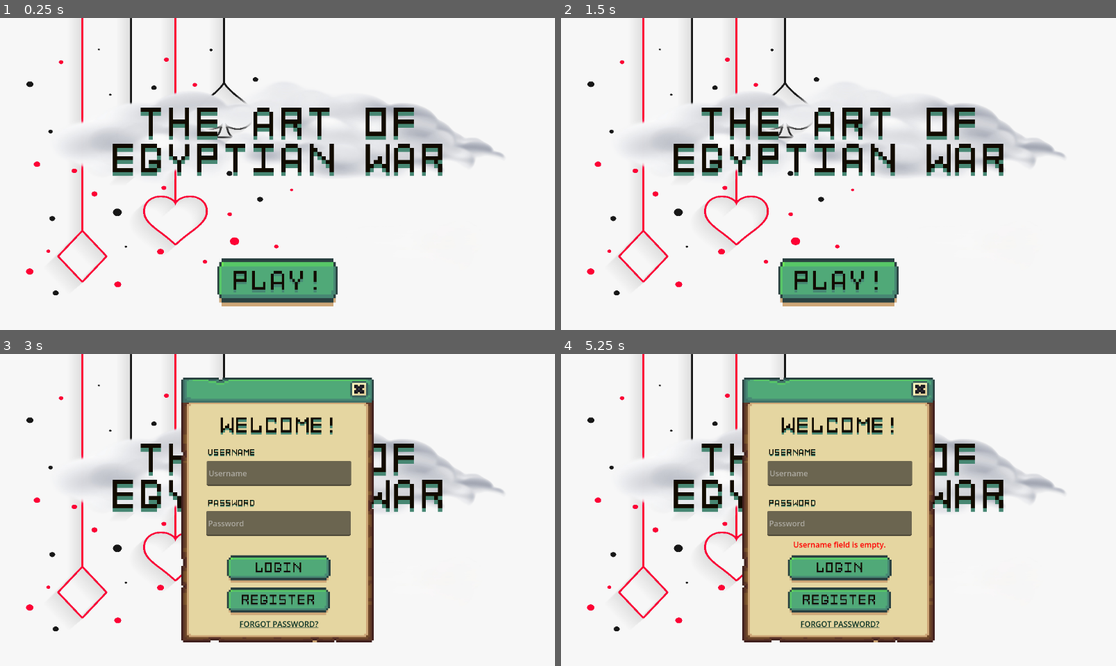
Above: before the commit, frames 1-4 (two rows, left to right).
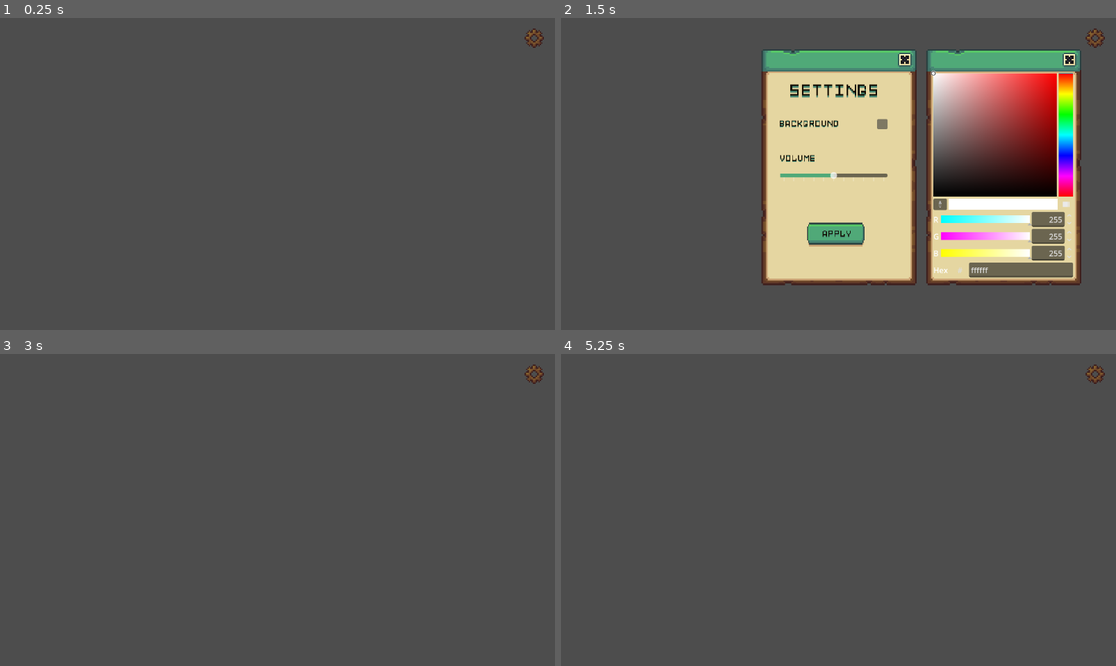
Above: after the commit, the same moments.

Repository: spicywheatbread/art-of-egyptian-war
Game: Godot game, scene res://Assets/Scenes/GameObjects/settings.tscn
Two runs of this game, one before a commit and one after it. Both use one fixed random seed, a clock stepped at 60 frames per second and the inputs below. Before the commit the project starts from res://Assets/Scenes/Login.tscn.
Inputs (mouse positions are in pixels of both pictures, inside the frame that each line leads up to):
- Up to frame 1 (0.25 s): no input
- Up to frame 2 (1.5 s): click (1093, 36) at 0.52 s; click (882, 124) at 1.27 s
- Up to frame 3 (3 s): click (277, 569) at 2 s, where only the run after the commit has a clickable "APPLY"; click (277, 619) at 2.75 s, where only the run before the commit has a clickable "PLAY!"
- Up to frame 4 (5.25 s): click (838, 619) at 3.5 s, where only the run before the commit has a clickable "PLAY!"; click (838, 522) at 4.25 s, where only the run before the commit has a clickable "OK"; click (838, 569) at 5 s, where only the run before the commit has a clickable "LOGIN"

The runs differ from the first frame. In frame 1, 100% of the frame differs, in the area x 0-100%, y 0-100%; in frame 2, 99%; in frame 3, 100%; in frame 4, 100%.

Commit message:
Add settings UI for main game

Diff:
--- /dev/null
+++ b/Assets/Scenes/GameObjects/settings.tscn
@@ -0,0 +1,194 @@
+[gd_scene format=3 uid="uid://llyeweeqjoc5"]
+
+[ext_resource type="Script" uid="uid://bd38gl5ieekx7" path="res://Assets/Scripts/settings.gd" id="1_44sy6"]
+[ext_resource type="Texture2D" uid="uid://b43kgykuic00e" path="res://Assets/Images/UI/Settings.png" id="1_jrldb"]
+[ext_resource type="Texture2D" uid="uid://dmg1jup6jxrus" path="res://Assets/Images/UI/Icons.png" id="1_sslyg"]
+[ext_resource type="FontFile" uid="uid://6303at6snnwr" path="res://Assets/Font/Font1.png" id="2_ouevh"]
+[ext_resource type="Texture2D" uid="uid://ct3ttysfdqk34" path="res://Assets/Images/UI/Buttons.png" id="4_44sy6"]
+
+[sub_resource type="AtlasTexture" id="AtlasTexture_5ec6b"]
+atlas = ExtResource("1_sslyg")
+region = Rect2(81, 49, 14, 14)
+
+[sub_resource type="AtlasTexture" id="AtlasTexture_sslyg"]
+atlas = ExtResource("1_jrldb")
+region = Rect2(7, 0, 98, 149)
+
+[sub_resource type="StyleBoxFlat" id="StyleBoxFlat_sslyg"]
+bg_color = Color(0.3137255, 0.6627451, 0.47058824, 1)
+
+[sub_resource type="StyleBoxFlat" id="StyleBoxFlat_44sy6"]
+bg_color = Color(0.3137255, 0.6627451, 0.47058824, 1)
+
+[sub_resource type="AtlasTexture" id="AtlasTexture_t86ax"]
+atlas = ExtResource("4_44sy6")
+region = Rect2(13, 418, 56, 12)
+
+[sub_resource type="AtlasTexture" id="AtlasTexture_jevw3"]
+atlas = ExtResource("4_44sy6")
+region = Rect2(93, 419, 56, 11)
+
+[sub_resource type="AtlasTexture" id="AtlasTexture_44sy6"]
+atlas = ExtResource("1_jrldb")
+region = Rect2(7, 0, 98, 149)
+
+[node name="Settings" type="Node2D" unique_id=671792383 node_paths=PackedStringArray("SettingsPopup", "ColorPickerPreview", "ColorPickerPopup", "VolumeSlider")]
+script = ExtResource("1_44sy6")
+SettingsPopup = NodePath("Popup")
+ColorPickerPreview = NodePath("Popup/ColorPickerButton")
+ColorPickerPopup = NodePath("Popup/ColorPickerPopup")
+VolumeSlider = NodePath("Popup/VolumeSlider")
+
+[node name="SettingsButton" type="TextureButton" parent="." unique_id=330899135]
+offset_left = 1089.0
+offset_top = 22.0
+offset_right = 1129.0
+offset_bottom = 62.0
+texture_normal = SubResource("AtlasTexture_5ec6b")
+stretch_mode = 0
+
+[node name="Popup" type="TextureRect" parent="." unique_id=1676164011]
+offset_left = 416.0
+offset_top = 65.0
+offset_right = 738.0
+offset_bottom = 554.5714
+texture = SubResource("AtlasTexture_sslyg")
+
+[node name="Title" type="Label" parent="Popup" unique_id=1815396602]
+layout_mode = 0
+offset_left = 14.0
+offset_top = 68.0
+offset_right = 288.0
+offset_bottom = 126.0
+theme_override_fonts/font = ExtResource("2_ouevh")
+theme_override_font_sizes/font_size = 30
+text = "SETTINGS"
+horizontal_alignment = 1
+
+[node name="Background" type="Label" parent="Popup" unique_id=741195010]
+layout_mode = 0
+offset_left = 36.0
+offset_top = 145.0
+offset_right = 198.0
+offset_bottom = 168.0
+theme_override_fonts/font = ExtResource("2_ouevh")
+text = "BACKGROUND"
+
+[node name="ColorPickerButton" type="Button" parent="Popup" unique_id=515395930]
+layout_mode = 0
+offset_left = 240.0
+offset_top = 145.0
+offset_right = 262.0
+offset_bottom = 166.0
+
+[node name="Volume" type="Label" parent="Popup" unique_id=1276121818]
+layout_mode = 0
+offset_left = 37.0
+offset_top = 217.0
+offset_right = 199.0
+offset_bottom = 240.0
+theme_override_fonts/font = ExtResource("2_ouevh")
+text = "VOLUME"
+
+[node name="VolumeSlider" type="HSlider" parent="Popup" unique_id=1021719348]
+layout_mode = 0
+offset_left = 39.0
+offset_top = 254.0
+offset_right = 262.0
+offset_bottom = 270.0
+theme_override_styles/grabber_area = SubResource("StyleBoxFlat_sslyg")
+theme_override_styles/grabber_area_highlight = SubResource("StyleBoxFlat_44sy6")
+step = 10.0
+value = 50.0
+tick_count = 11
+ticks_on_borders = true
+
+[node name="ApplyButton" type="TextureButton" parent="Popup" unique_id=817829729]
+custom_minimum_size = Vector2(100, 50)
+layout_mode = 0
+offset_left = 95.0
+offset_top = 360.0
+offset_right = 214.0
+offset_bottom = 410.0
+size_flags_horizontal = 4
+size_flags_vertical = 4
+mouse_default_cursor_shape = 2
+texture_normal = SubResource("AtlasTexture_t86ax")
+texture_pressed = SubResource("AtlasTexture_jevw3")
+stretch_mode = 0
+
+[node name="MarginContainer" type="MarginContainer" parent="Popup/ApplyButton" unique_id=1070750578]
+layout_mode = 1
+anchors_preset = 15
+anchor_right = 1.0
+anchor_bottom = 1.0
+grow_horizontal = 2
+grow_vertical = 2
+theme_override_constants/margin_bottom = 15
+
+[node name="ApplyText" type="Label" parent="Popup/ApplyButton" unique_id=786434498]
+layout_mode = 1
+anchors_preset = 8
+anchor_left = 0.5
+anchor_top = 0.5
+anchor_right = 0.5
+anchor_bottom = 0.5
+offset_left = -29.5
+offset_top = -11.0
+offset_right = 33.5
+offset_bottom = 5.0
+grow_horizontal = 2
+grow_vertical = 2
+theme_override_constants/line_spacing = 3
+theme_override_fonts/font = ExtResource("2_ouevh")
+theme_override_font_sizes/font_size = 16
+text = "APPLY"
+horizontal_alignment = 1
+
+[node name="ColorPickerPopup" type="TextureRect" parent="Popup" unique_id=1526121335]
+layout_mode = 0
+offset_left = 342.0
+offset_right = 664.0
+offset_bottom = 489.571
+texture = SubResource("AtlasTexture_44sy6")
+
+[node name="ColorPicker" type="ColorPicker" parent="Popup/ColorPickerPopup" unique_id=977738469]
+layout_mode = 1
+anchors_preset = 7
+anchor_left = 0.5
+anchor_top = 1.0
+anchor_right = 0.5
+anchor_bottom = 1.0
+offset_left = -150.0
+offset_top = -443.571
+offset_right = 148.0
+offset_bottom = -4.5710144
+grow_horizontal = 2
+grow_vertical = 0
+edit_alpha = false
+edit_intensity = false
+color_modes_visible = false
+presets_visible = false
+
+[node name="CloseColorPopup" type="Button" parent="Popup/ColorPickerPopup" unique_id=897986204]
+modulate = Color(1, 1, 1, 0)
+layout_mode = 0
+offset_left = 276.0
+offset_top = 3.0
+offset_right = 306.0
+offset_bottom = 28.0
+
+[node name="ClosePopup" type="Button" parent="Popup" unique_id=269463602]
+modulate = Color(1, 1, 1, 0)
+layout_mode = 0
+offset_left = 266.0
+offset_top = 6.0
+offset_right = 299.0
+offset_bottom = 36.0
+
+[connection signal="pressed" from="SettingsButton" to="." method="_on_settings_button_pressed"]
+[connection signal="pressed" from="Popup/ColorPickerButton" to="." method="_on_color_picker_button_pressed"]
+[connection signal="pressed" from="Popup/ApplyButton" to="." method="_on_apply_button_pressed"]
+[connection signal="color_changed" from="Popup/ColorPickerPopup/ColorPicker" to="." method="_on_color_picker_color_changed"]
+[connection signal="pressed" from="Popup/ColorPickerPopup/CloseColorPopup" to="." method="_on_close_color_popup_pressed"]
+[connection signal="pressed" from="Popup/ClosePopup" to="." method="_on_close_popup_pressed"]
--- /dev/null
+++ b/Assets/Scripts/settings.gd
@@ -0,0 +1,46 @@
+extends Node2D
+
+
+@export var SettingsPopup : Node
+@export var ColorPickerPreview : Button
+@export var ColorPickerPopup : Node
+@export var VolumeSlider : HSlider
+
+
+signal settings_changed(color: Color, volume: int)
+
+
+# Called when the node enters the scene tree for the first time.
+func _ready() -> void:
+	SettingsPopup.visible = false
+
+
+# Called every frame. 'delta' is the elapsed time since the previous frame.
+func _process(delta: float) -> void:
+	pass
+
+func _on_settings_button_pressed() -> void:
+	SettingsPopup.visible = true
+	ColorPickerPopup.visible = false
+
+func _on_close_popup_pressed() -> void:
+	SettingsPopup.visible = false
+
+
+func _on_color_picker_button_pressed() -> void:
+	ColorPickerPopup.visible = true
+
+func _on_close_color_popup_pressed() -> void:
+	ColorPickerPopup.visible = false
+
+
+func _on_color_picker_color_changed(color: Color) -> void:
+	var stylebox: StyleBox = ColorPickerPreview.get_theme_stylebox("normal")
+	stylebox.bg_color = color
+	ColorPickerPreview.add_theme_stylebox_override("normal", stylebox)
+
+
+func _on_apply_button_pressed() -> void:
+	_on_close_popup_pressed()
+	# Emit signal to parent
+	settings_changed.emit(ColorPickerPreview.get_theme_stylebox("normal").bg_color, VolumeSlider.value)
--- a/project.godot
+++ b/project.godot
@@ -11,7 +11,7 @@
 [application]
 
 config/name="EgyptianWar"
-run/main_scene="uid://dqryd53k7p17l"
+run/main_scene="uid://llyeweeqjoc5"
 config/features=PackedStringArray("4.6", "Forward Plus")
 config/icon="res://Assets/Images/icon.svg"
 
Not shown, added: Assets/Scripts/settings.gd.uid
